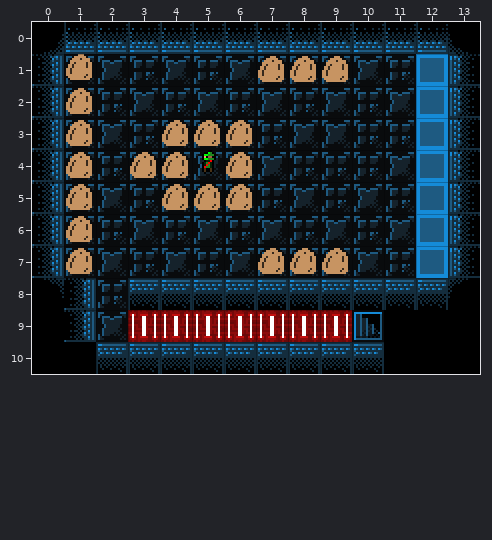
An edit to a level. Tiled map, data/levels/tmx/L10-PressurePlateS.tmx. The first picture shows the starting point.
Cells are 16x16 px. Shown: x 0..13, y 0..10.
Now the later version:
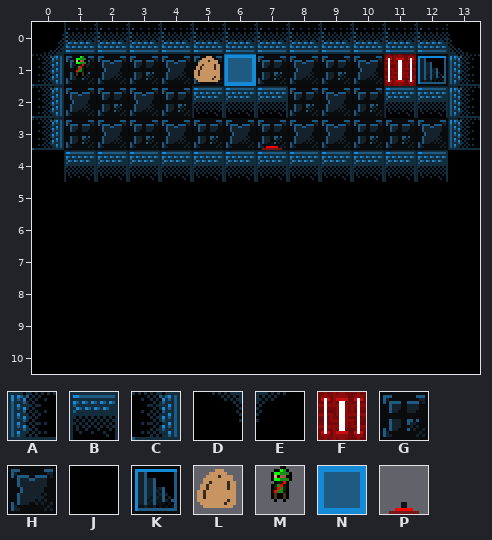
Key: from "newtiledsheet": A 1, B 9, C 10, D 11, E 12, F 16, G 18, H 19, J 21, K 31, L 44, M 45, N 53, P 140.
_ is an empty cell.
Objects are placed by their top-left corner, in cells (3,4 is the top-left corner of cell 3,4); size is 1x1 cell unless given.
Tiles replaced or removed in this view: D, E, G, H, J, K.
The exact change:
Changed rows in their new state; . is an unchanged cell.
Layer "background":
first column x 0:
 2 ............H.
 3 ............H.
 4 ............H.
 5 .JJJJJJJJJJJ..
 6 .JJJJJJJJJJJ..
 7 .JJJJJJJJJJJ..
 8 J.J..........J
 9 ..JJJJJJJJJ...
Layer "objects":
changed: N "pressure_plate" at 12,7 -> N "pressure_plate" at 6,1
changed: F "triggerable" at 9,9 -> F "triggerable" at 11,1
changed: L "moveable_tile" at 9,1 -> L "moveable_tile" at 5,1
changed: K "scene_switching_tile" at 10,9 -> K "scene_switching_tile" at 12,1
changed: B "tile" at 3,8 -> B "tile" at 1,4
changed: B "tile" at 4,8 -> B "tile" at 2,4
changed: B "tile" at 5,8 -> B "tile" at 3,4
changed: B "tile" at 6,8 -> B "tile" at 4,4
changed: B "tile" at 7,8 -> B "tile" at 5,4
changed: B "tile" at 9,8 -> B "tile" at 7,4
changed: B "tile" at 9,8 -> B "tile" at 7,4
changed: B "tile" at 10,8 -> B "tile" at 8,4
changed: B "tile" at 11,8 -> B "tile" at 9,4
changed: B "tile" at 8,8 -> B "tile" at 6,4
changed: B "tile" at 12,8 -> B "tile" at 10,4
added: M "actor" at 1,1
added: B "tile" at 12,2
added: B "tile" at 6,2
added: B "tile" at 5,2
added: B "tile" at 7,2
added: B "tile" at 11,2
added: P "laser_up" at 7,3
added: B "tile" at 11,4
added: B "tile" at 12,4
removed: L "moveable_tile" at 1,0.9
removed: N "pressure_plate" at 12,1
removed: L "moveable_tile" at 8,1
removed: L "moveable_tile" at 7,1
removed: N "pressure_plate" at 12,2
removed: L "moveable_tile" at 1,2
removed: N "pressure_plate" at 12,3
removed: L "moveable_tile" at 5,3
removed: L "moveable_tile" at 4,3
removed: L "moveable_tile" at 6,3
removed: L "moveable_tile" at 1,3
removed: M "actor" at 5,4
removed: N "pressure_plate" at 12,4
removed: L "moveable_tile" at 4,4
removed: L "moveable_tile" at 6,4
removed: L "moveable_tile" at 1,4
removed: L "moveable_tile" at 3,4
removed: C "tile" at 0,4
removed: C "tile" at 0,4
removed: A "tile" at 13,4
removed: N "pressure_plate" at 12,5
removed: L "moveable_tile" at 5,5
removed: L "moveable_tile" at 6,5
removed: L "moveable_tile" at 4,5
removed: L "moveable_tile" at 1,5
removed: C "tile" at 0,5
removed: C "tile" at 0,5
removed: A "tile" at 13,5
removed: N "pressure_plate" at 12,6
removed: L "moveable_tile" at 1,6
removed: C "tile" at 0,6
removed: C "tile" at 0,6
removed: C "tile" at 0,6
removed: A "tile" at 13,6
removed: L "moveable_tile" at 8,7
removed: L "moveable_tile" at 9,7
removed: L "moveable_tile" at 1,7
removed: L "moveable_tile" at 7,7
removed: C "tile" at 0,7
removed: A "tile" at 13,7
removed: C "tile" at 1,8
removed: F "triggerable" at 8,9
removed: F "triggerable" at 7,9
removed: F "triggerable" at 6,9
removed: F "triggerable" at 5,9
removed: F "triggerable" at 4,9
removed: F "triggerable" at 3,9
removed: C "tile" at 1,9
removed: B "tile" at 2,10
removed: B "tile" at 3,10
removed: B "tile" at 4,10
removed: B "tile" at 5,10
removed: B "tile" at 6,10
removed: B "tile" at 6,10
removed: B "tile" at 7,10
removed: B "tile" at 8,10
removed: B "tile" at 8,10
removed: B "tile" at 9,10
removed: B "tile" at 9,10
removed: B "tile" at 10,10
Pixel boxes of the changes (left, top, right, bottom) in both pictures:
changed: (32, 54, 480, 374)
